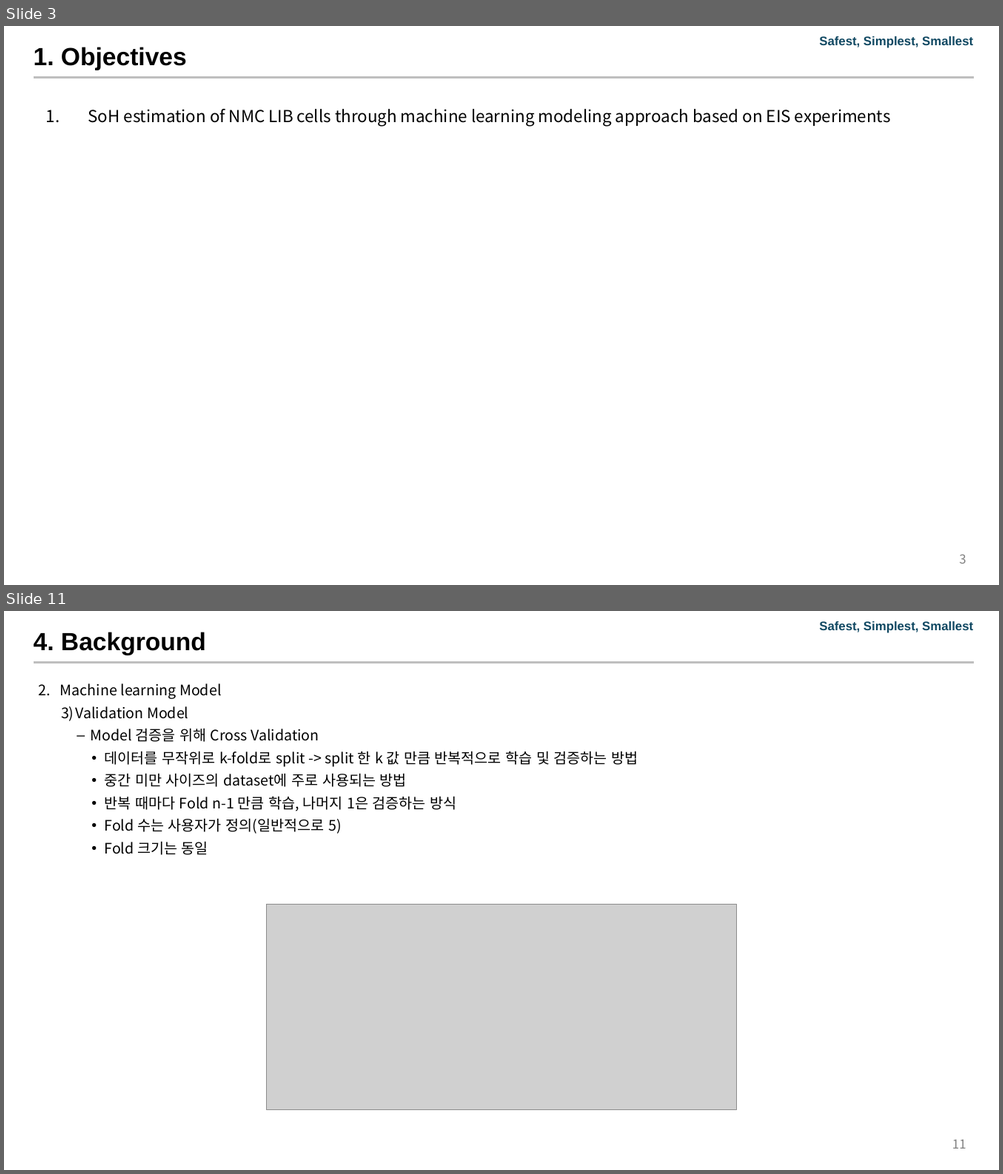
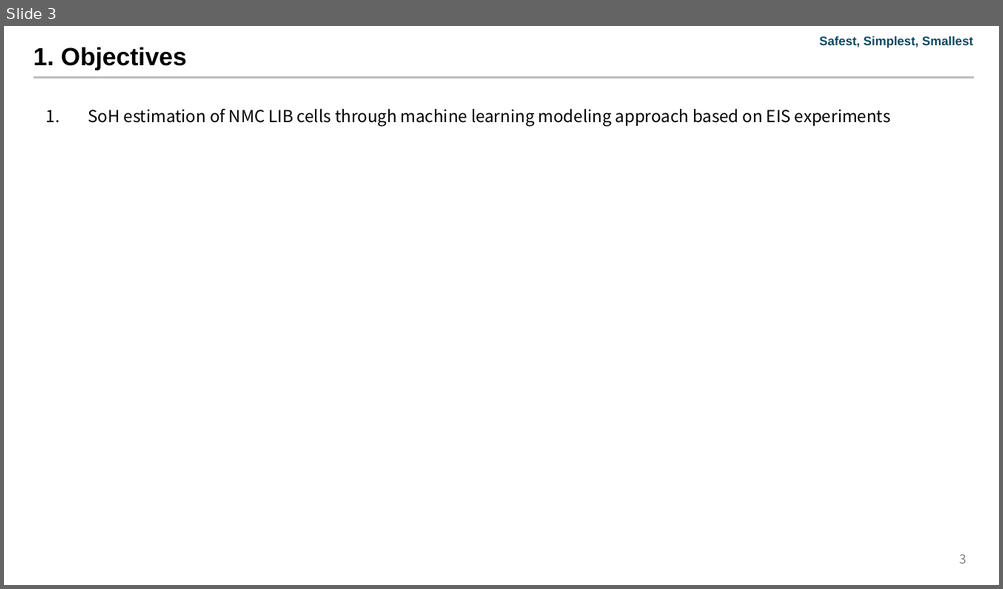
Before and after one commit to Jeong97/Practice_with_paper_data_sets, a slide deck: Accelerated SoH estimation of second life LIB via EIS and ML/Paper/Accelerated SoH estimation of second life LIB via EIS and ML-V00.01-241103.pptx. Shown one above the other, each under a label of ours: slides 3 and 11 before the commit, slide 3 after it; the slides between them are not shown. The pictures are 1003x1174 and 1003x589 pixels, drawn with LibreOffice and Linux fonts; fonts in the diff are those of the drawing; grey boxes stand for pictures; background and template pictures are left out. Boxes give left, top, right and bottom in pixels: in the first picture for what was removed or moved away, otherwise in the second. Text is boxed around its words. In the diff, an @@ line names an element or a change of style, - is before the commit and + after.

```diff
--- a/Accelerated SoH estimation of second life LIB via EIS and ML/Paper/Accelerated SoH estimation of second life LIB via EIS and ML-V00.01-241103.pptx
+++ b/Accelerated SoH estimation of second life LIB via EIS and ML/Paper/Accelerated SoH estimation of second life LIB via EIS and ML-V00.01-241103.pptx
@@ slide 11 removed at (4, 611, 999, 1170), background #FFFFFF; not listed: 2 template elements that a slide beside it also shows @@
@@ title removed at (34, 632, 206, 655) @@
-4. Background
@@ text removed at (60, 684, 637, 855) @@
-2. Machine learning Model
-  3) Validation Model
-    – Model 검증을 위해 Cross Validation
-      • 데이터를 무작위로 k-fold로 split -> split 한 k 값 만큼 반복적으로 학습 및 검증하는 방법
-      • 중간 미만 사이즈의 dataset에 주로 사용되는 방법
-      • 반복 때마다 Fold n-1 만큼 학습, 나머지 1은 검증하는 방식
-      • Fold 수는 사용자가 정의(일반적으로 5)
-      • Fold 크기는 동일
@@ picture removed at (267, 905, 737, 1111) @@
@@ page number removed at (952, 1140, 966, 1149) @@
-11
```
Also in this commit, not shown: 2 slides changed, 20 other slides removed, 1 other file.
